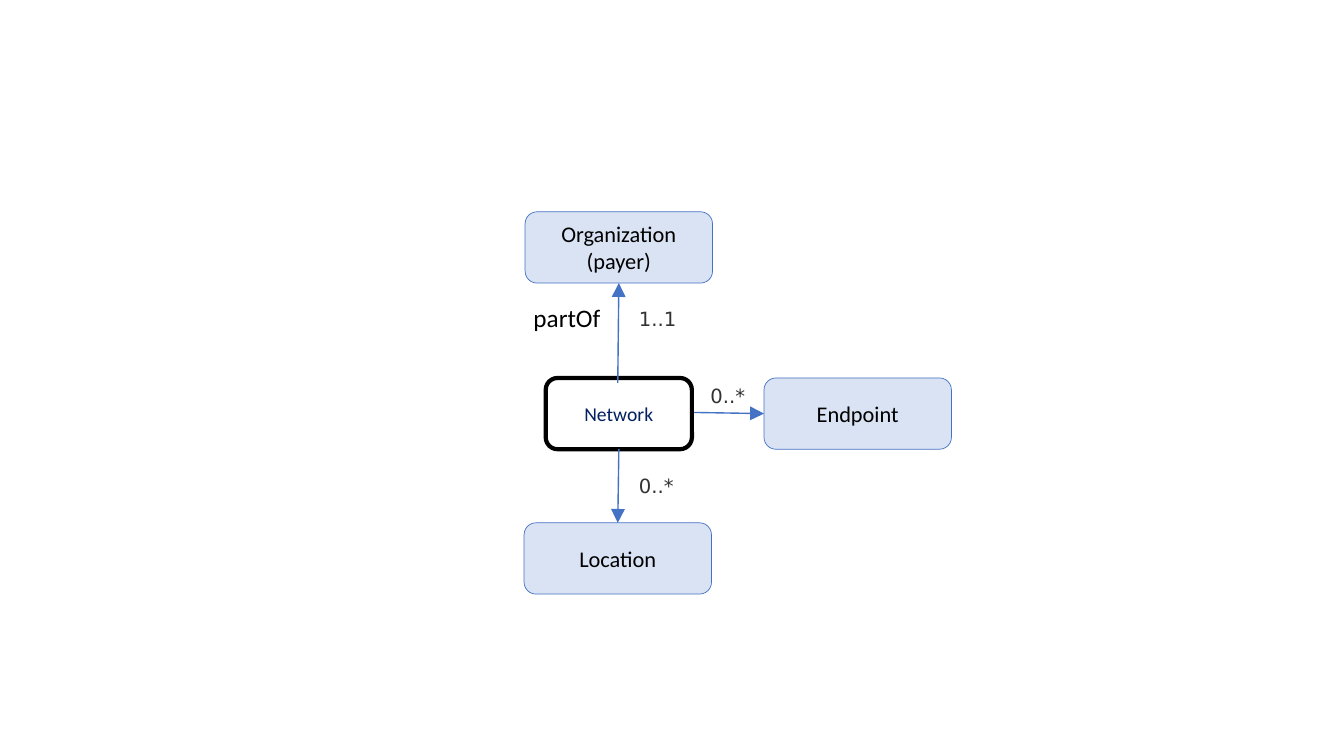
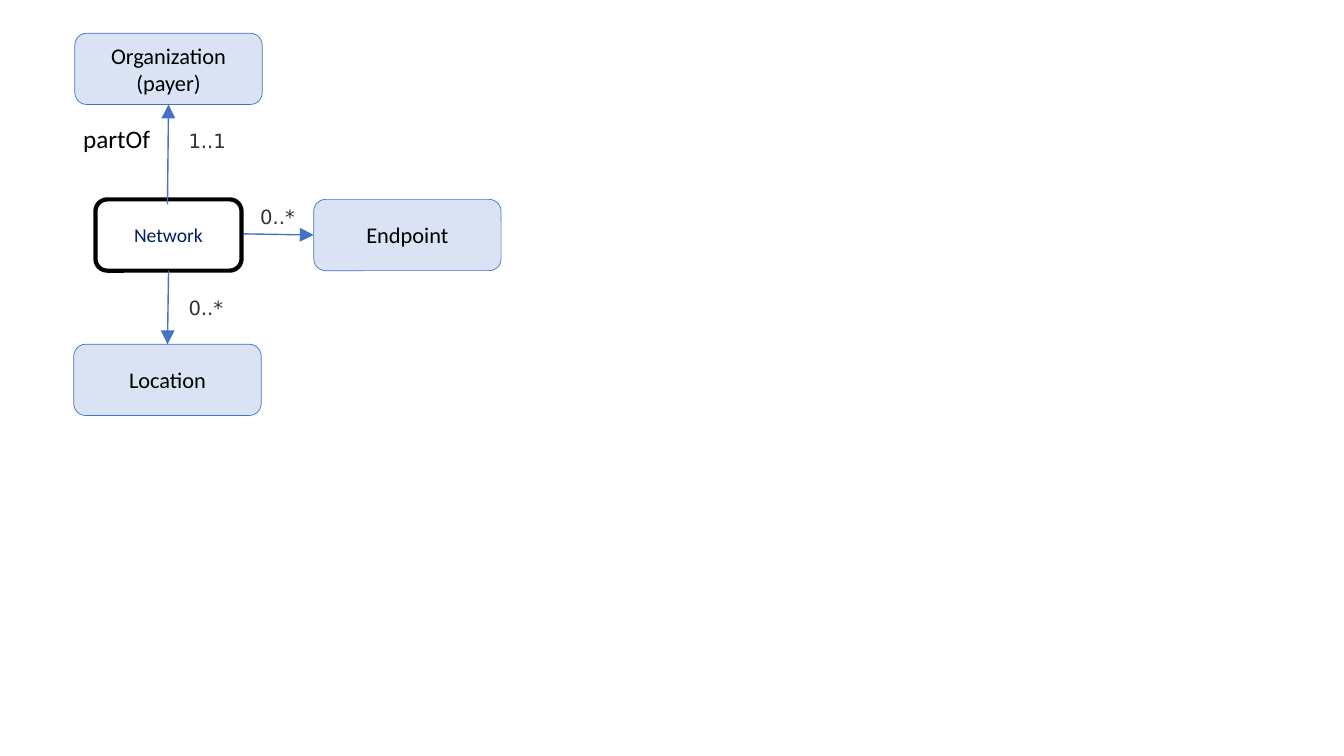
Before and after one commit to HL7/davinci-pdex-plan-net, a slide deck: slide 4 of pages/Figures.pptx. Drawn at 1344x756 pixels with LibreOffice and Linux fonts; fonts in the diff are those of the drawing. Boxes give left, top, right and bottom in pixels: in the first picture for what was removed or moved away, otherwise in the second. Text is boxed around its words. In the diff, an @@ line names an element or a change of style, - is before the commit and + after.

```diff
--- a/pages/Figures.pptx
+++ b/pages/Figures.pptx
@@ 4 rounded rectangles, 4 texts, 3 arrows: place and size @@
-4 rounded rectangles, 4 texts, 3 arrows at (524,212,952,595)
+4 rounded rectangles, 4 texts, 3 arrows at (74,33,501,416)
```
Also in this commit, not shown: 5 other slides changed, 1 slide removed, 20 other files.
